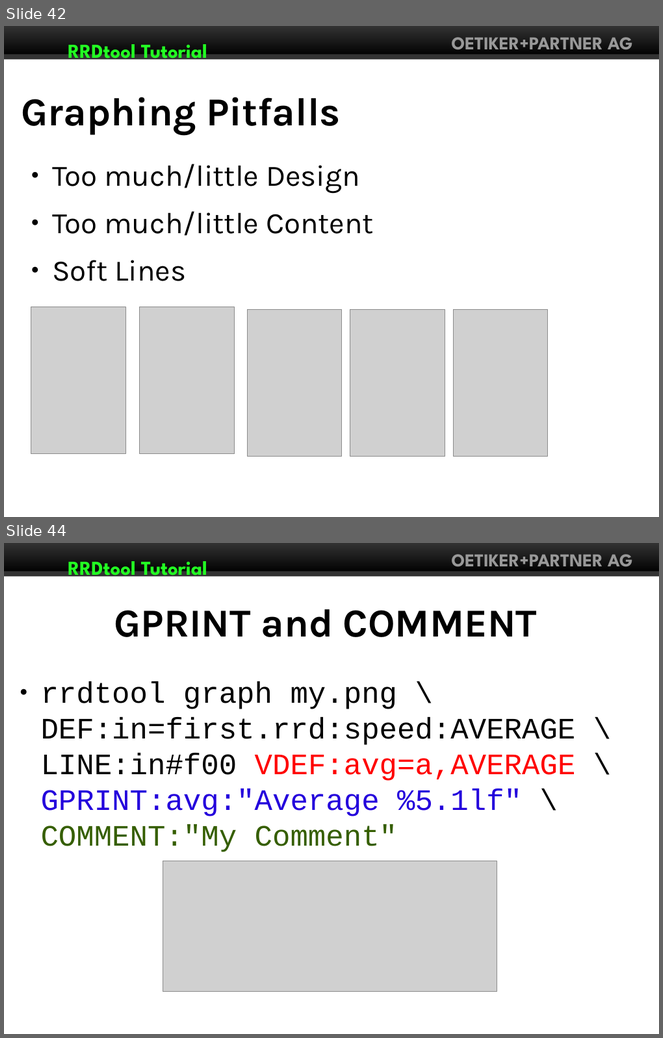
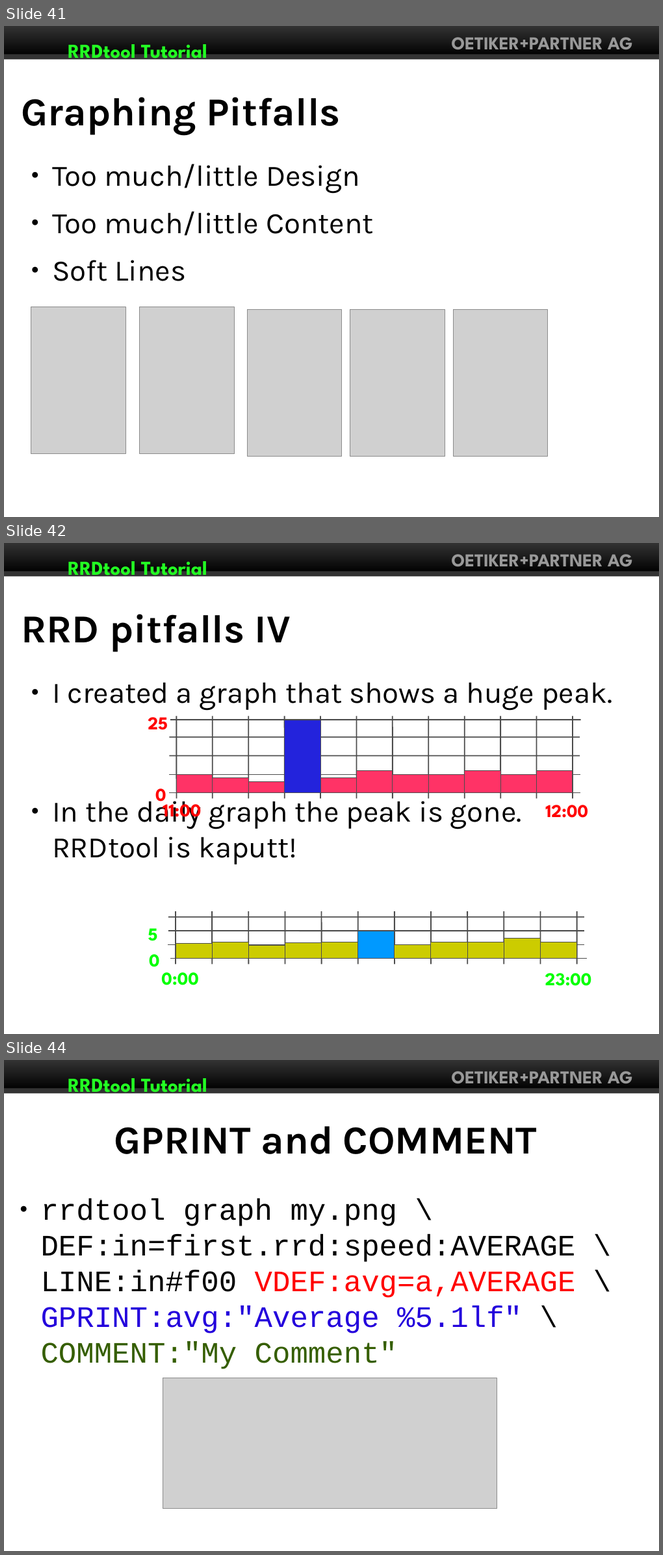
Before and after one commit to Distrotech/rrdtool, a slide deck: tutorial/linuxforum2007/rrdtutorial.odp. Shown one above the other, each under a label of ours: slides 42 and 44 before the commit, slides 41, 42 and 44 after it; the slides between them are not shown. The pictures are 663x1038 and 663x1555 pixels, drawn with LibreOffice and Linux fonts; fonts in the diff are those of the drawing; grey boxes stand for pictures. Boxes give left, top, right and bottom in pixels: in the first picture for what was removed or moved away, otherwise in the second. Text is boxed around its words. In the diff, an @@ line names an element or a change of style, - is before the commit and + after.

```diff
--- a/tutorial/linuxforum2007/rrdtutorial.odp
+++ b/tutorial/linuxforum2007/rrdtutorial.odp
@@ slide 42 added at box(4, 543, 659, 1034), background #FFFFFF; not listed: 4 template elements that a slide beside it also shows @@
@@ title added at box(21, 614, 291, 652), 48 pt, text #000000, bold @@
+RRD pitfalls IV
@@ text added at box(52, 682, 612, 865), 36 pt, text #000000 @@
+● I created a graph that shows a huge peak.
+● In the daily graph the peak is gone. RRDtool is kaputt!
@@ group added at box(148, 716, 588, 823): 17 lines, 11 rectangles, 4 texts @@
+25
+0
+11:00
+12:00
@@ group added at box(148, 912, 592, 986): 16 lines, 11 rectangles, 4 texts @@
+0
+5
+0:00
+23:00
@@ what was slide 42 is now slide 41 @@
```
Also in this commit, not shown: 6 slides changed, 1 slide removed, 2 other files.
